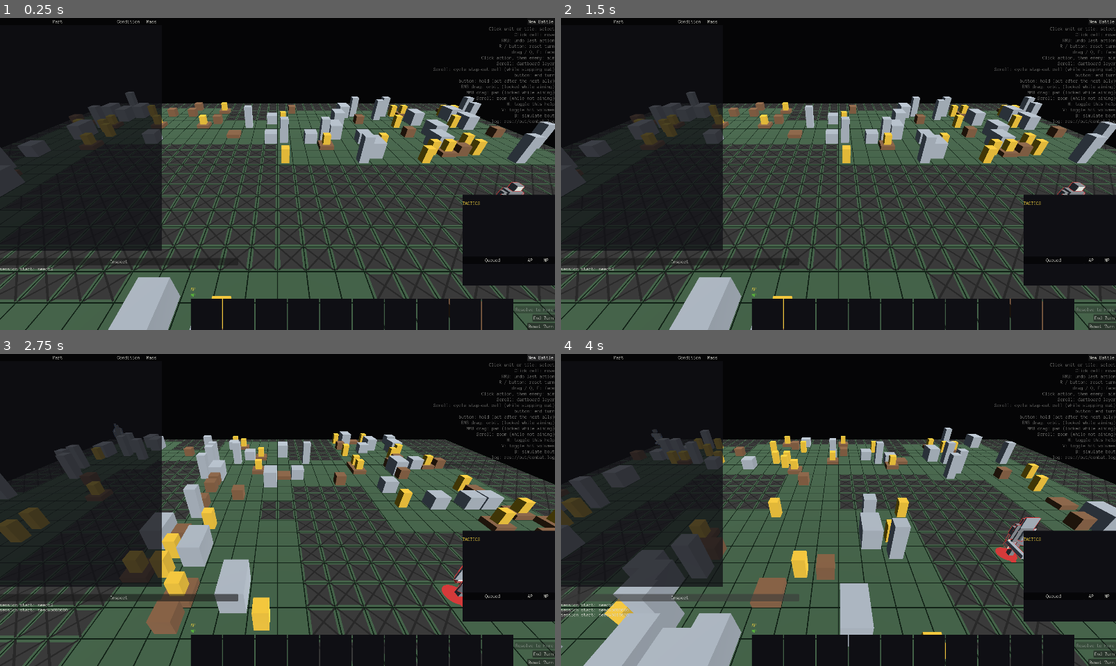
Above: before the commit, frames 1-4 (two rows, left to right).
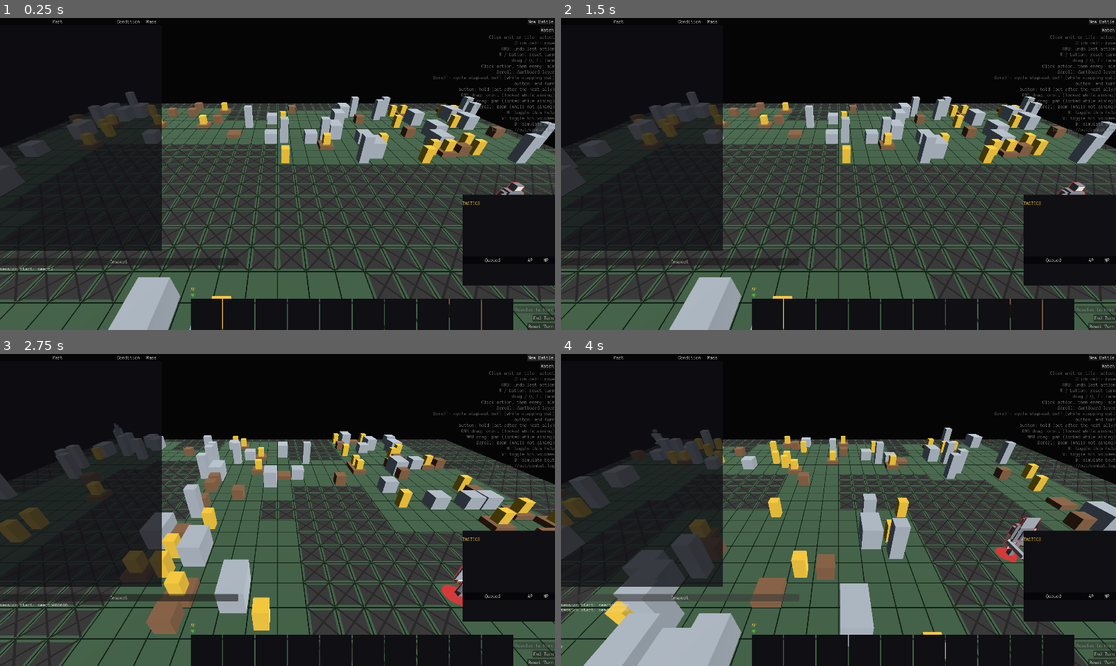
Above: after the commit, the same moments.

Repository: NotUserFriendly/HulkBreakers
Game: Godot game, scene res://src/view/battle_scene.tscn
The game is run twice, just before and just after one commit, with the same random seed, the same clock (stepped at 60 frames per second) and the same inputs.
Inputs (mouse positions are in pixels of both pictures, inside the frame that each line leads up to):
- Up to frame 1 (0.25 s): no input
- Up to frame 2 (1.5 s): click (1110, 30) at 0.5 s, where only the run after the commit has a clickable "Watch"; click (622, 27) at 1.25 s, where only the run after the commit has a clickable "Assume Control"
- Up to frame 3 (2.75 s): click "New Battle" at 2 s
- Up to frame 4 (4 s): click "New Battle" at 2.75 s; click "Inspect" at 3.5 s

The runs differ from the first frame. In frame 1, 1.3% of the frame differs, in the area x 78-100%, y 2-37%; in frame 2, 1.3%; in frame 3, 1.4%, in the area x 0-100%, y 2-83%; in frame 4, 1.4%.

Commit message:
Taskblock 21 Pass C: assume-control toggle in bouts
BattleScene.toggle_blue_control() is the whole mechanism — no new
control system, exactly the tb15 overlay swap exposed as a toggle:
flips squad 0's ("blue," matching WorldPalette.team_color's own
convention) controller between HUMAN and AI and swaps the overlay
between SquadControlOverlay and SpectatorOverlay to match. Squad 1
("red") is never touched by either direction. set_overlay's own existing
teardown (which already routes SpectatorOverlay through pause()) is what
makes toggling safe mid auto-play, with nothing new needed to guard it.

Wired in three places: a checkbox in GenerateBoutOverlay's own bout
menu (checked -> start straight into SquadControlOverlay with blue
human-controlled; unchecked -> today's unchanged SpectatorOverlay/both-AI
path), and one "Assume Control"/"Watch" button each in
SpectatorOverlay/SquadControlOverlay for the mid-bout toggle the
taskblock calls out as also allowed.

Verified: full suite green x2, clean headless game boot.

Co-Authored-By: Claude Sonnet 5 <noreply@anthropic.com>

Diff:
--- a/src/view/battle_scene.gd
+++ b/src/view/battle_scene.gd
@@ -124,6 +124,27 @@
 	overlay.setup(self)
 
 
+## taskblock-21 Pass C: "assume control of blue team <-> watch." No new
+## control system — the overlay swap directly above, exposed as a toggle.
+## Squad 0 is "blue" (the same convention `WorldPalette.team_color`/
+## `MissionState.player_squad_id` already use); squad 1 ("red") is never
+## touched here, so it stays AI regardless of which way this flips.
+## `set_overlay`'s own teardown (which SpectatorOverlay's `teardown()`
+## already routes through `pause()`) is what makes toggling safe mid
+## auto-play — nothing new to guard here either.
+func toggle_blue_control() -> void:
+	var next_controller: Enums.SquadController = (
+		Enums.SquadController.AI
+		if combat_state.controller_for(0) == Enums.SquadController.HUMAN
+		else Enums.SquadController.HUMAN
+	)
+	combat_state.set_squad_controller(0, next_controller)
+	if next_controller == Enums.SquadController.HUMAN:
+		set_overlay(SquadControlOverlay.new())
+	else:
+		set_overlay(SpectatorOverlay.new())
+
+
 ## Rebuilds the world (board, camera framing, one HitVolumeView per unit)
 ## from an already-built `CombatState`/`MissionState` — `new_battle()`
 ## below is the hand-seeded default path through this; `GenerateBoutOverlay`
--- a/src/view/overlays/generate_bout_overlay.gd
+++ b/src/view/overlays/generate_bout_overlay.gd
@@ -62,6 +62,7 @@
 var _rows_b: VBoxContainer
 var _seed_field: LineEdit
 var _error_label: Label
+var _assume_control_checkbox: CheckBox
 
 
 func setup(p_battle: BattleScene) -> void:
@@ -152,6 +153,13 @@
 	_seed_field.text = str(Time.get_ticks_usec())
 	seed_row.add_child(_seed_field)
 
+	# taskblock-21 Pass C: "assume control of blue team <-> watch, in the
+	# bout menu (and/or mid-bout)." Squad A is "blue" — see
+	# BattleScene.toggle_blue_control's own doc comment for the convention.
+	_assume_control_checkbox = CheckBox.new()
+	_assume_control_checkbox.text = "Assume Control of Squad A"
+	layout.add_child(_assume_control_checkbox)
+
 	var start_button := Button.new()
 	start_button.text = "Start Bout"
 	start_button.pressed.connect(_on_start_bout_pressed)
@@ -308,4 +316,11 @@
 	# SpectatorOverlay.setup() reads battle.combat_state/mission fresh, no
 	# stale reference possible.
 	battle.load_battle(result.state, result.mission)
-	battle.set_overlay(SpectatorOverlay.new())
+	if _assume_control_checkbox.button_pressed:
+		# taskblock-21 Pass C: BoutSetup.build_bout always starts both
+		# squads AI — toggle_blue_control() flips squad 0 to HUMAN and
+		# swaps straight to SquadControlOverlay, never SpectatorOverlay at
+		# all in this branch.
+		battle.toggle_blue_control()
+	else:
+		battle.set_overlay(SpectatorOverlay.new())
--- a/src/view/overlays/spectator_overlay.gd
+++ b/src/view/overlays/spectator_overlay.gd
@@ -226,6 +226,15 @@
 	_speed_button.text = "1x"
 	_speed_button.pressed.connect(_on_speed_button_pressed)
 	controls.add_child(_speed_button)
+
+	# taskblock-21 Pass C: "toggle assume-control of blue team <-> watch...
+	# mid-bout toggle is allowed." battle.toggle_blue_control() tears this
+	# whole overlay down as part of the swap — nothing further to do here
+	# after calling it.
+	var assume_control_button := Button.new()
+	assume_control_button.text = "Assume Control"
+	assume_control_button.pressed.connect(battle.toggle_blue_control)
+	controls.add_child(assume_control_button)
 
 	_status_label = Label.new()
 	controls.add_child(_status_label)
--- a/src/view/overlays/squad_control_overlay.gd
+++ b/src/view/overlays/squad_control_overlay.gd
@@ -41,6 +41,8 @@
 ## (E3: "not a turn control") is never among its children.
 var turn_controls_column: VBoxContainer
 var new_battle_button: Button
+## taskblock-21 Pass C: mid-bout toggle back to spectating.
+var watch_button: Button
 var log_sink: UISink
 ## runNotes.md: "highlight what it's doing, and IF it's doing it" — the
 ## banner/aim-readout/stat-block cluster's own header, DIM when idle and
@@ -260,6 +262,16 @@
 	new_battle_button.size_flags_horizontal = Control.SIZE_SHRINK_END
 	new_battle_button.pressed.connect(_on_new_battle_pressed)
 	top_right.add_child(new_battle_button)
+
+	# taskblock-21 Pass C: "toggle assume-control of blue team <-> watch...
+	# mid-bout toggle is allowed." battle.toggle_blue_control() tears this
+	# whole overlay down as part of the swap — nothing further to do here
+	# after calling it.
+	watch_button = Button.new()
+	watch_button.text = "Watch"
+	watch_button.size_flags_horizontal = Control.SIZE_SHRINK_END
+	watch_button.pressed.connect(battle.toggle_blue_control)
+	top_right.add_child(watch_button)
 
 	var controls_label := Label.new()
 	controls_label.horizontal_alignment = HORIZONTAL_ALIGNMENT_RIGHT
--- a/test/unit/view/test_battle_scene.gd
+++ b/test/unit/view/test_battle_scene.gd
@@ -320,3 +320,54 @@
 		var button := child as Button
 		assert_not_null(button)
 		assert_eq(button.size_flags_horizontal, Control.SIZE_SHRINK_END)
+
+
+## taskblock-21 Pass C: "toggle assume-control of blue team <-> watch...
+## no new control system — the overlay swap tb15 built, exposed as a
+## toggle." Squad 0 is "blue"; squad 1 ("red") must never be touched by
+## either direction of the toggle.
+func test_toggle_blue_control_flips_squad_zero_and_swaps_the_overlay() -> void:
+	var scene := BattleScene.new()
+	add_child_autofree(scene)
+	scene.combat_state.set_squad_controller(1, Enums.SquadController.AI)
+	var before: Enums.SquadController = scene.combat_state.controller_for(0)
+
+	scene.toggle_blue_control()
+
+	var after: Enums.SquadController = scene.combat_state.controller_for(0)
+	assert_ne(after, before, "squad 0's own controller must flip")
+	assert_eq(
+		scene.combat_state.controller_for(1), Enums.SquadController.AI, "red is never touched"
+	)
+	if after == Enums.SquadController.HUMAN:
+		assert_true(scene.overlay is SquadControlOverlay)
+	else:
+		assert_true(scene.overlay is SpectatorOverlay)
+
+
+func test_toggle_blue_control_round_trips() -> void:
+	var scene := BattleScene.new()
+	add_child_autofree(scene)
+	var original: Enums.SquadController = scene.combat_state.controller_for(0)
+
+	scene.toggle_blue_control()
+	scene.toggle_blue_control()
+
+	assert_eq(scene.combat_state.controller_for(0), original)
+
+
+## The bout menu's own checkbox: unchecked keeps today's behavior
+## (SpectatorOverlay, both squads AI); checked lands directly on
+## SquadControlOverlay with squad 0 flipped to HUMAN, squad 1 left AI.
+func test_generate_bout_overlay_assume_control_checkbox_lands_on_squad_control() -> void:
+	var scene := BattleScene.new()
+	add_child_autofree(scene)
+	scene.set_overlay(GenerateBoutOverlay.new())
+	var menu: GenerateBoutOverlay = scene.overlay as GenerateBoutOverlay
+	menu._assume_control_checkbox.button_pressed = true
+
+	menu._on_start_bout_pressed()
+
+	assert_true(scene.overlay is SquadControlOverlay)
+	assert_eq(scene.combat_state.controller_for(0), Enums.SquadController.HUMAN)
+	assert_eq(scene.combat_state.controller_for(1), Enums.SquadController.AI)
